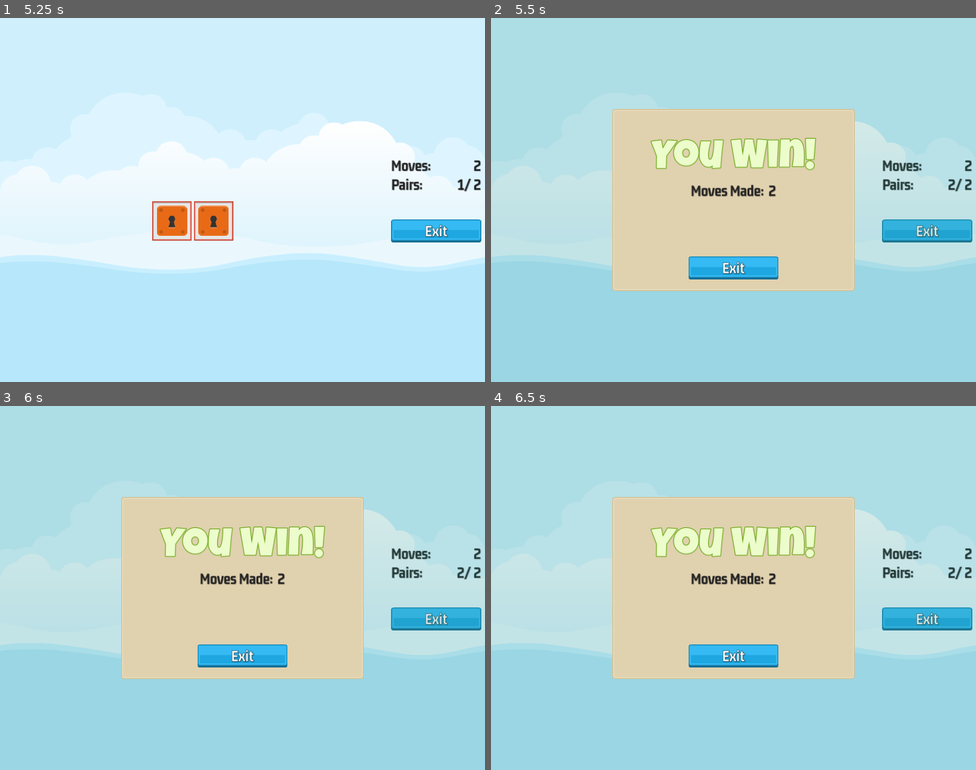
Above: before the commit, frames 1-4 (two rows, left to right).
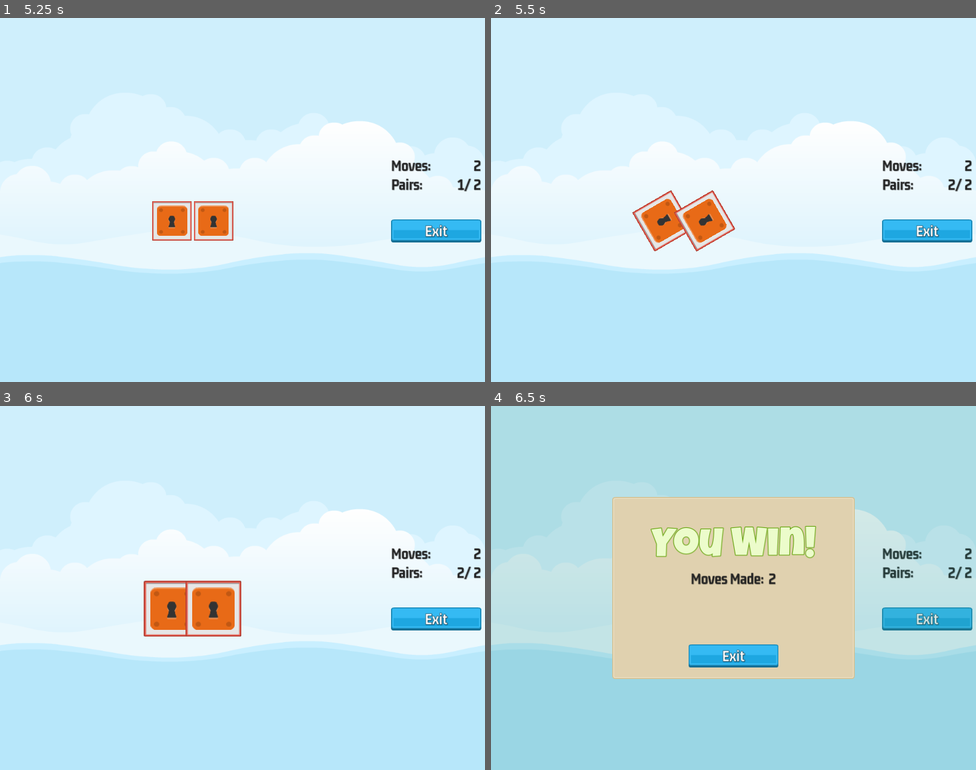
Above: after the commit, the same moments.

Repository: justknick/MemoryMadness
Game: Godot game, scene res://scenes/master/master.tscn
Same seed, same stepped clock (60 frames per second), same inputs: the game is played once before the commit and once after it.
Inputs (mouse positions are in pixels of both pictures, inside the frame that each line leads up to):
- Up to frame 1 (5.25 s): click "2 x 2" at 0.5 s; click (169, 178) at 1.25 s; click (213, 178) at 2.02 s; click (169, 221) at 2.77 s; click (213, 221) at 3.52 s; click (169, 221) at 4.27 s; click (213, 221) at 5.02 s
- Up to frame 2 (5.5 s): no input
- Up to frame 3 (6 s): no input
- Up to frame 4 (6.5 s): no input

Frame 1 is identical in both runs. In frame 2, 99% of the frame differs, in the area x 0-100%, y 0-100%; in frame 3, 98%; in frame 4, nothing differs.

Commit message:
implemented audio into the game (2 bgm's, 2 buttons, 1 gameover, 1 tile_match) // created sound_manager singleton

Diff:
--- a/project.godot
+++ b/project.godot
@@ -20,6 +20,7 @@
 ImageManager="*res://singletons/image_manager.gd"
 GameManager="*res://singletons/game_manager.gd"
 SignalManager="*res://singletons/signal_manager.gd"
+SoundManager="*res://singletons/sound_manager.gd"
 
 [display]
 
--- a/scenes/master/master.gd
+++ b/scenes/master/master.gd
@@ -2,11 +2,14 @@
 
 @onready var main_screen: Control = $MainScreen
 @onready var game_screen: Control = $GameScreen
+@onready var player: AudioStreamPlayer = $AudioStreamPlayer
 
 
 func _ready() -> void:
 	SignalManager.on_game_exit_pressed.connect(on_game_exit_pressed)
 	SignalManager.on_level_selected.connect(on_level_selected)
+	SignalManager.on_gameover.connect(on_gameover)
+	on_play_main_bgm()
 
 
 func display_game(screen: bool) -> void:
@@ -16,7 +19,19 @@
 
 func on_level_selected(_level_num: int) -> void:
 	display_game(true)
+	SoundManager.play_audio(player, "game")
 
 
 func on_game_exit_pressed() -> void:
 	display_game(false)
+	on_play_main_bgm()
+
+
+func on_play_main_bgm() -> void:
+	SoundManager.play_audio(player, "main")
+
+
+func on_gameover(_moves: int) -> void:
+	#SoundManager.play_audio(player, "gameover")
+	#player.stop()
+	pass
--- a/scenes/master/master.tscn
+++ b/scenes/master/master.tscn
@@ -7,6 +7,8 @@
 
 [node name="Master" type="CanvasLayer"]
 script = ExtResource("1_v4bp6")
+
+[node name="AudioStreamPlayer" type="AudioStreamPlayer" parent="."]
 
 [node name="TextureRect" type="TextureRect" parent="."]
 anchors_preset = 15
--- a/scenes/scorer/scorer.gd
+++ b/scenes/scorer/scorer.gd
@@ -2,6 +2,7 @@
 
 class_name Scorer
 
+@onready var audio_stream_player: AudioStreamPlayer = $AudioStreamPlayer
 @onready var reveal_timer: Timer = $RevealTimer
 
 var _selections: Array[MemoryTile] = []
@@ -38,12 +39,11 @@
 	for t in _selections:
 		t.hide_on_success()
 	_pairs_made += 1
-	prints("pairs made: ", _pairs_made)
+	#prints("pairs made: ", _pairs_made)
 	# once the last pair is made, show gameover
 	check_gameover()
-	# play sound when hiding?
-	pass
-
+	# play sound when hiding
+	SoundManager.play_tile_success(audio_stream_player)
 
 
 func selections_pair_match() -> bool:
@@ -79,8 +79,6 @@
 	tile.reveal(true)
 	# check if selections is length 2
 	check_pair_made()
-	# play click sound
-	pass
 
 
 func check_gameover() -> void:
--- a/scenes/scorer/scorer.tscn
+++ b/scenes/scorer/scorer.tscn
@@ -5,6 +5,8 @@
 [node name="Scorer" type="Node"]
 script = ExtResource("1_wpja7")
 
+[node name="AudioStreamPlayer" type="AudioStreamPlayer" parent="."]
+
 [node name="RevealTimer" type="Timer" parent="."]
 one_shot = true
 
--- a/scenes/ui/buttons/exit_button.gd
+++ b/scenes/ui/buttons/exit_button.gd
@@ -1,7 +1,10 @@
 extends TextureButton
+
+@onready var audio_stream_player: AudioStreamPlayer = $AudioStreamPlayer
 
 
 func _on_pressed() -> void:
 	if visible == true:
 		SignalManager.on_game_exit_pressed.emit()
+		SoundManager.play_button_select(audio_stream_player)
 		print("exit to main")
--- a/scenes/ui/buttons/exit_button.tscn
+++ b/scenes/ui/buttons/exit_button.tscn
@@ -21,6 +21,8 @@
 texture_pressed = ExtResource("2_7tqpv")
 script = ExtResource("2_s4w7t")
 
+[node name="AudioStreamPlayer" type="AudioStreamPlayer" parent="."]
+
 [node name="ExitLabel" type="Label" parent="."]
 layout_mode = 1
 anchors_preset = 15
--- a/scenes/ui/buttons/level_button.gd
+++ b/scenes/ui/buttons/level_button.gd
@@ -2,12 +2,12 @@
 
 @export var level_number: int = 0
 
+@onready var audio_stream_player: AudioStreamPlayer = $AudioStreamPlayer
 @onready var level_label: Label = %LevelLabel
 
 
 func _ready() -> void:
 	load_level_data()
-
 
 
 func load_level_data() -> void:
@@ -18,8 +18,8 @@
 	]
 
 
-
 func _on_pressed() -> void:
 	if visible == true:
 		SignalManager.on_level_selected.emit(level_number)
+		SoundManager.play_button_select(audio_stream_player)
 		print("selected level ", level_number)
--- a/scenes/ui/buttons/level_button.tscn
+++ b/scenes/ui/buttons/level_button.tscn
@@ -23,6 +23,8 @@
 texture_hover = ExtResource("3_ebltg")
 script = ExtResource("4_mfn05")
 
+[node name="AudioStreamPlayer" type="AudioStreamPlayer" parent="."]
+
 [node name="LevelLabel" type="Label" parent="."]
 unique_name_in_owner = true
 layout_mode = 1
--- a/scenes/ui/buttons/memory_tile_button.gd
+++ b/scenes/ui/buttons/memory_tile_button.gd
@@ -1,6 +1,7 @@
 extends TextureButton
 class_name MemoryTile
 
+@onready var audio_stream_player: AudioStreamPlayer = $AudioStreamPlayer
 @onready var tile_frame: TextureRect = $TileFrame
 @onready var tile_image: TextureRect = $TileImage
 @onready var memory_tile_button: MemoryTile = $"."
@@ -66,5 +67,5 @@
 
 func _on_pressed() -> void:
 	if _can_select_me == true && tile_frame.visible == false:
-		#reveal(true)
 		SignalManager.on_tile_selected.emit(self)
+		SoundManager.play_tile_select(audio_stream_player)
--- a/scenes/ui/buttons/memory_tile_button.tscn
+++ b/scenes/ui/buttons/memory_tile_button.tscn
@@ -20,6 +20,8 @@
 pivot_offset = Vector2(42, 42)
 texture_normal = ExtResource("1_3ehh2")
 script = ExtResource("2_2qy1b")
+
+[node name="AudioStreamPlayer" type="AudioStreamPlayer" parent="."]
 
 [node name="TileFrame" type="TextureRect" parent="."]
 layout_mode = 1
--- a/scenes/ui/game_over/game_over_ui.gd
+++ b/scenes/ui/game_over/game_over_ui.gd
@@ -1,6 +1,8 @@
 extends Control
 
 @onready var moves_value: Label = %MovesValue
+@onready var timer: Timer = $Timer
+@onready var audio_stream_player: AudioStreamPlayer = $AudioStreamPlayer
 
 
 func _ready() -> void:
@@ -12,8 +14,15 @@
 func on_gameover(moves: int) -> void:
 	print("gameover screen displays")
 	moves_value.text = str(moves)
-	show()
+	#show()
+	timer.start()
 
 
 func _on_exit_button_pressed() -> void:
 	hide()
+	#audio_stream_player.stop()
+
+
+func _on_timer_timeout() -> void:
+	show()
+	SoundManager.play_audio(audio_stream_player, "gameover")
--- a/scenes/ui/game_over/game_over_ui.tscn
+++ b/scenes/ui/game_over/game_over_ui.tscn
@@ -15,6 +15,12 @@
 grow_horizontal = 2
 grow_vertical = 2
 script = ExtResource("1_bbdi0")
+
+[node name="Timer" type="Timer" parent="."]
+one_shot = true
+
+[node name="AudioStreamPlayer" type="AudioStreamPlayer" parent="."]
+volume_db = -5.0
 
 [node name="BGTextureRect" type="ColorRect" parent="."]
 layout_mode = 1
@@ -90,9 +96,9 @@
 size_flags_vertical = 3
 
 [node name="ExitButton" parent="NinePatchRect/MarginContainer/VBoxContainer" instance=ExtResource("4_u24on")]
-unique_name_in_owner = true
 layout_mode = 2
 size_flags_horizontal = 4
 size_flags_vertical = 4
 
+[connection signal="timeout" from="Timer" to="." method="_on_timer_timeout"]
 [connection signal="pressed" from="NinePatchRect/MarginContainer/VBoxContainer/ExitButton" to="." method="_on_exit_button_pressed"]
--- /dev/null
+++ b/singletons/sound_manager.gd
@@ -0,0 +1,42 @@
+extends AudioStreamPlayer
+
+const BGM_MAIN_MENU = "main"
+const BGM_IN_GAME = "game"
+const SOUND_SUCCESS = "success"
+const SOUND_TILE_SELECT = "tile"
+const SOUND_BUTTON_SELECT = "button"
+const SOUND_GAMEOVER = "gameover"
+const SOUNDS: Dictionary = {
+	BGM_MAIN_MENU: preload("res://assets/sounds/bgm_action_3.mp3"),
+	BGM_IN_GAME: preload("res://assets/sounds/bgm_action_4.mp3"),
+	SOUND_SUCCESS: preload("res://assets/sounds/sfx_sounds_fanfare3.wav"),
+	SOUND_TILE_SELECT: preload("res://assets/sounds/sfx_sounds_impact1.wav"),
+	SOUND_BUTTON_SELECT: preload("res://assets/sounds/sfx_sounds_impact7.wav"),
+	SOUND_GAMEOVER: preload("res://assets/sounds/sfx_sounds_powerup12.wav")
+}
+
+
+func play_audio(player: AudioStreamPlayer, key: String) -> void:
+	# if the key isn't in the dictionary, skip
+	if SOUNDS.has(key) == false:
+		return
+
+	player.stop()
+	player.stream = SOUNDS[key]
+	player.play()
+
+
+func play_button_select(player: AudioStreamPlayer) -> void:
+	play_audio(player, SOUND_BUTTON_SELECT)
+
+
+func play_tile_select(player: AudioStreamPlayer) -> void:
+	play_audio(player, SOUND_TILE_SELECT)
+
+
+func play_tile_success(player: AudioStreamPlayer) -> void:
+	play_audio(player, SOUND_SUCCESS)
+
+
+func play_gameover(player: AudioStreamPlayer) -> void:
+	play_audio(player, SOUND_GAMEOVER)
Not shown, changed: assets/sounds/bgm_action_3.mp3.import
Not shown, changed: assets/sounds/bgm_action_4.mp3.import
